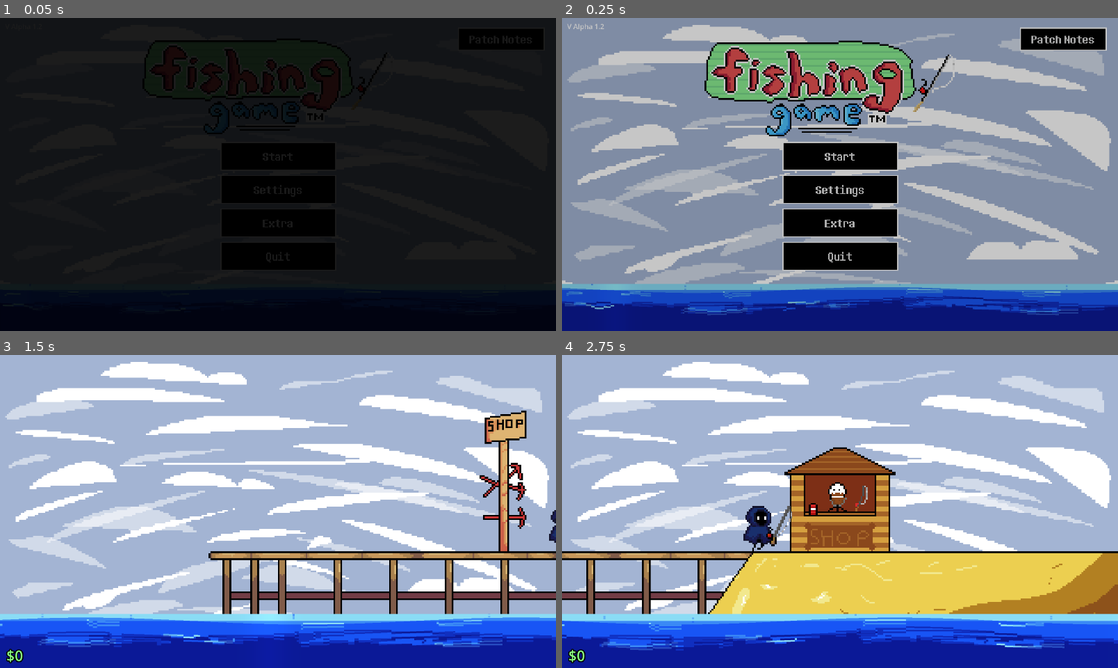
Above: before the commit, frames 1-4 (two rows, left to right).
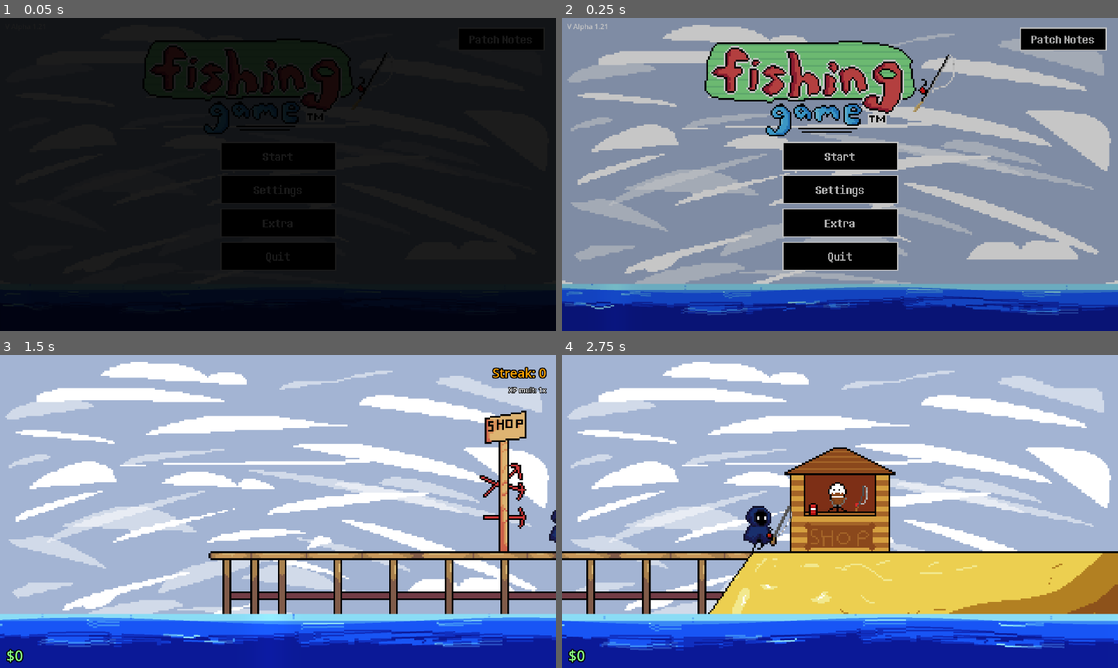
Above: after the commit, the same moments.

Repository: corgiburger/Fishing-Game
Game: Godot game, scene res://scenes/main_menu.tscn
Two runs of this game, one before a commit and one after it. Both use one fixed random seed, a clock stepped at 60 frames per second and the inputs below.
Inputs (mouse positions are in pixels of both pictures, inside the frame that each line leads up to):
- Up to frame 1 (0.05 s): no input
- Up to frame 2 (0.25 s): no input
- Up to frame 3 (1.5 s): click "Start" at 0.5 s; move the mouse to (400, 495) at 1.27 s; hold D (move_right) from 1.28 s (still down); click (400, 495) at 1.35 s
- Up to frame 4 (2.75 s): keep holding D (move_right); move the mouse to (728, 527) at 2.02 s; click (728, 527) at 2.1 s

The runs differ from the first frame. In frame 2, less than 0.1% of the frame differs, in the area x 7-9%, y 2-4%; in frame 3, 0.4%, in the area x 88-99%, y 3-13%; in frame 4, nothing differs.

Commit message:
Added catch streak xp multiplier

Diff:
--- a/scenes/main.tscn
+++ b/scenes/main.tscn
@@ -247,6 +247,35 @@
 mouse_filter = 2
 theme_override_styles/panel = SubResource("StyleBoxFlat_lyrow")
 
+[node name="VBoxContainer" type="VBoxContainer" parent="CanvasLayer/Control"]
+layout_mode = 1
+anchors_preset = 1
+anchor_left = 1.0
+anchor_right = 1.0
+offset_left = -684.0
+offset_top = 30.0
+offset_right = -34.0
+offset_bottom = 110.0
+grow_horizontal = 0
+
+[node name="Streak" type="RichTextLabel" parent="CanvasLayer/Control/VBoxContainer"]
+clip_contents = false
+custom_minimum_size = Vector2(650, 70)
+layout_mode = 2
+theme_override_constants/outline_size = 15
+theme_override_font_sizes/normal_font_size = 44
+bbcode_enabled = true
+text = "[right]Current Catch Streak: 0"
+
+[node name="Multiplier" type="RichTextLabel" parent="CanvasLayer/Control/VBoxContainer"]
+clip_contents = false
+custom_minimum_size = Vector2(200, 40)
+layout_mode = 2
+theme_override_constants/outline_size = 9
+theme_override_font_sizes/normal_font_size = 24
+bbcode_enabled = true
+text = "[right]XP multiplier: 1.0x"
+
 [node name="Money" parent="CanvasLayer" instance=ExtResource("7_c57w6")]
 
 [node name="level_gui" parent="CanvasLayer" instance=ExtResource("8_4ft6w")]
--- a/scenes/main_menu.tscn
+++ b/scenes/main_menu.tscn
@@ -416,14 +416,15 @@
 theme_override_constants/outline_size = 9
 theme_override_fonts/normal_font = ExtResource("5_85sam")
 theme_override_font_sizes/normal_font_size = 48
-text = "Version Alpha 1.2
+text = "Version Alpha 1.21
+2/03/2026
 
 * Added lure upgrades which you can apply to your rod to get more lucky with catching fish
 * Added Wyatt the Wizard
 * Added \"Sell Everything\" Button To Shop
 * Fixed aspect ratio bug
 * Fixed bugs
-* Improved the virus that steals your bank account info :DD"
+* Added fish catch streak"
 fit_content = true
 
 [node name="HFlowContainer" type="HFlowContainer" parent="Control/PatchNotes/MarginContainer/VBoxContainer"]
@@ -445,14 +446,14 @@
 theme_override_styles/normal = SubResource("StyleBoxFlat_mcnia")
 text = "Back"
 
-[node name="Label" type="Label" parent="Control"]
+[node name="Version" type="Label" parent="Control"]
 layout_mode = 0
 offset_left = 18.0
 offset_top = 12.0
 offset_right = 236.0
 offset_bottom = 46.0
 theme_override_font_sizes/font_size = 24
-text = "V Alpha 1.2"
+text = "V Alpha 1.21"
 
 [node name="Panel" type="Panel" parent="Control"]
 layout_mode = 1
--- a/scenes/rod_upgrade_menu.tscn
+++ b/scenes/rod_upgrade_menu.tscn
@@ -34,6 +34,51 @@
 border_width_right = 5
 border_width_bottom = 5
 border_color = Color(1, 1, 1, 1)
+
+[sub_resource type="Animation" id="Animation_381fn"]
+length = 0.001
+tracks/0/type = "value"
+tracks/0/imported = false
+tracks/0/enabled = true
+tracks/0/path = NodePath("Control:position")
+tracks/0/interp = 1
+tracks/0/loop_wrap = true
+tracks/0/keys = {
+"times": PackedFloat32Array(0),
+"transitions": PackedFloat32Array(1),
+"update": 0,
+"values": [Vector2(0, -676)]
+}
+
+[sub_resource type="Animation" id="Animation_8xowy"]
+resource_name = "close"
+length = 0.5
+tracks/0/type = "value"
+tracks/0/imported = false
+tracks/0/enabled = true
+tracks/0/path = NodePath("Control:position")
+tracks/0/interp = 1
+tracks/0/loop_wrap = true
+tracks/0/keys = {
+"times": PackedFloat32Array(0, 0.5),
+"transitions": PackedFloat32Array(0.258816, 0.225313),
+"update": 0,
+"values": [Vector2(0, 0), Vector2(0, -676)]
+}
+tracks/1/type = "method"
+tracks/1/imported = false
+tracks/1/enabled = true
+tracks/1/path = NodePath(".")
+tracks/1/interp = 1
+tracks/1/loop_wrap = true
+tracks/1/keys = {
+"times": PackedFloat32Array(0.5),
+"transitions": PackedFloat32Array(1),
+"values": [{
+"args": [],
+"method": &"queue_free"
+}]
+}
 
 [sub_resource type="Animation" id="Animation_w1phx"]
 resource_name = "open"
@@ -51,51 +96,6 @@
 "values": [Vector2(0, -676), Vector2(0, 0)]
 }
 
-[sub_resource type="Animation" id="Animation_381fn"]
-length = 0.001
-tracks/0/type = "value"
-tracks/0/imported = false
-tracks/0/enabled = true
-tracks/0/path = NodePath("Control:position")
-tracks/0/interp = 1
-tracks/0/loop_wrap = true
-tracks/0/keys = {
-"times": PackedFloat32Array(0),
-"transitions": PackedFloat32Array(1),
-"update": 0,
-"values": [Vector2(0, -676)]
-}
-
-[sub_resource type="Animation" id="Animation_8xowy"]
-resource_name = "close"
-length = 0.5
-tracks/0/type = "value"
-tracks/0/imported = false
-tracks/0/enabled = true
-tracks/0/path = NodePath("Control:position")
-tracks/0/interp = 1
-tracks/0/loop_wrap = true
-tracks/0/keys = {
-"times": PackedFloat32Array(0, 0.5),
-"transitions": PackedFloat32Array(0.258816, 0.225313),
-"update": 0,
-"values": [Vector2(0, 0), Vector2(0, -676)]
-}
-tracks/1/type = "method"
-tracks/1/imported = false
-tracks/1/enabled = true
-tracks/1/path = NodePath(".")
-tracks/1/interp = 1
-tracks/1/loop_wrap = true
-tracks/1/keys = {
-"times": PackedFloat32Array(0.5),
-"transitions": PackedFloat32Array(1),
-"values": [{
-"args": [],
-"method": &"queue_free"
-}]
-}
-
 [sub_resource type="AnimationLibrary" id="AnimationLibrary_ovhds"]
 _data = {
 "RESET": SubResource("Animation_381fn"),
--- a/scripts/fish_minigame.gd
+++ b/scripts/fish_minigame.gd
@@ -92,8 +92,8 @@
 		emit_signal("lost")
 		hasnt_hit_area_yet = false
 		fish_speed = 0
+		Global.catch_streak = 0
 		anim.play("end_mg")
-
 func _input(event: InputEvent) -> void:
 	if Input.is_action_just_pressed("fish") and if_in_mg:
 		rod_speed = 0
--- a/scripts/global.gd
+++ b/scripts/global.gd
@@ -14,17 +14,24 @@
 
 var luck_upgrade : int = 0
 
+var catch_streak : float = 0
+var xp_mult : float
+
 var cool_setting : bool = false
+
 signal level_up
 signal xp_changed()
+
 func _ready() -> void:
 	SaveLoad._load()
 	load_data()
 
 # Called every frame. 'delta' is the elapsed time since the previous frame.
 func _process(delta: float) -> void:
-	print(luck_upgrade)
+	xp_mult = (catch_streak/50) + 1
+
 func add_xp(xp_to_add):
+	print(xp_to_add)
 	xp += xp_to_add
 	emit_signal("xp_changed", xp_to_add)
 	while xp >= xp_needed_to_level_up:
@@ -64,3 +71,4 @@
 	luck_upgrade = SaveLoad.SaveFileData.luck_upgrade
 	GlobalInvResourse.inventory_items = SaveLoad.SaveFileData.fishes
 	money = SaveLoad.SaveFileData.money
+	catch_streak = SaveLoad.SaveFileData.catch_streak
--- a/scripts/main.gd
+++ b/scripts/main.gd
@@ -12,8 +12,8 @@
 	player.get_child(3).position = Vector2(-13, 1)
 # Called every frame. 'delta' is the elapsed time since the previous frame.
 func _process(delta: float) -> void:
-	pass
-
+	$CanvasLayer/Control/VBoxContainer/Streak.text = "[right][color=orange]Streak: " + str(Global.catch_streak)
+	$CanvasLayer/Control/VBoxContainer/Multiplier.text = "[right]XP mult: " + str(Global.xp_mult) + "x"
 
 func _on_door_body_entered(body: Player) -> void:
 	if body.is_in_group("player"):
--- a/scripts/player.gd
+++ b/scripts/player.gd
@@ -187,7 +187,7 @@
 	anim.play("pickup_fish")
 	shake_spawn_timer.stop()
 	is_in_fish_minigame = false
-
+	Global.catch_streak += 1
 
 
 func get_rid_of_line():   #idk
@@ -238,22 +238,23 @@
 	else:
 		GlobalInvResourse.add_item(current_fish)
 	print(GlobalInvResourse.inventory_items)
-	SaveLoad.SaveFileData.fishes = GlobalInvResourse.inventory_items
-	SaveLoad._save()
-
 	match current_rar:
 		"Common":
-			Global.add_xp(randi_range(80, 180))
+			Global.add_xp(ceil(randi_range(80, 180) * Global.xp_mult))
 		"Uncommon":
-			Global.add_xp(randi_range(200, 400))
+			Global.add_xp(ceil(randi_range(200, 400) * Global.xp_mult))
 		"Rare":
-			Global.add_xp(randi_range(450, 700))
+			Global.add_xp(ceil(randi_range(500, 700) * Global.xp_mult))
 		"Epic":
-			Global.add_xp(randi_range(750, 1100))
+			Global.add_xp(ceil(randi_range(800, 1300) * Global.xp_mult))
 		"Legendary":
-			Global.add_xp(randi_range(1200, 1800))
+			Global.add_xp(ceil(randi_range(1500, 2000) * Global.xp_mult))
 		"Mythical":
-			Global.add_xp(randi_range(2000, 3000))
+			Global.add_xp(ceil(randi_range(2500, 4000) * Global.xp_mult))
+
+	SaveLoad.SaveFileData.fishes = GlobalInvResourse.inventory_items
+	SaveLoad.SaveFileData.catch_streak = Global.catch_streak
+	SaveLoad._save()
 
 func _on_fish_lost():
 	pickup_rod()
--- a/scripts/savedata/SaveData.gd
+++ b/scripts/savedata/SaveData.gd
@@ -12,3 +12,5 @@
 
 @export var has_caught_wyatt : bool = false
 @export var luck_upgrade : int = 0
+
+@export var catch_streak : float = 0
--- a/scripts/savedata/SaveLoad.gd
+++ b/scripts/savedata/SaveLoad.gd
@@ -17,7 +17,8 @@
 		"xp_needed_to_level_up" : SaveFileData.xp_needed_to_level_up,
 		"has_done_quest" : SaveFileData.has_done_quest,
 		"has_caught_wyatt" : SaveFileData.has_caught_wyatt,
-		"luck_upgrade" : SaveFileData.luck_upgrade
+		"luck_upgrade" : SaveFileData.luck_upgrade,
+		"catch_streak" : SaveFileData.catch_streak
 
 	}
 	var json_ver = JSON.stringify(data_to_save)
@@ -40,6 +41,7 @@
 		SaveFileData.has_done_quest = data.get("has_done_quest", false)
 		SaveFileData.has_caught_wyatt = data.get("has_caught_wyatt", false)
 		SaveFileData.luck_upgrade = data.get("luck_upgrade", 0)
+		SaveFileData.catch_streak = data.get("catch_streak", 0)
 
 func _reset_save_data():
 	SaveFileData = SaveDataResource.new()
Not shown, changed: export_presets.cfg
Not shown, removed: Fishing Game.html
Not shown, changed: Fishing Game.pck
Not shown, changed: index.html
